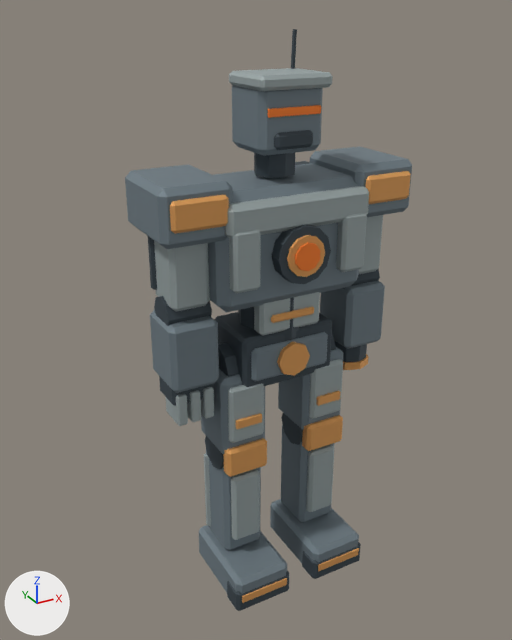
The Blender file dist/city-assets/siege-walker.blend: old version first, new version second.
Both versions are drawn from a camera (50 mm lens) standing at (-12.3, -21.04, 21.63) and looking at (-0.57, 0.28, 10.97). Lighting does not change. The marker at lower left points along +X, +Y and +Z. The picture after the commit comes second.

In view in the first picture: 'chest', 'foot_l', 'foot_r', 'forearm_l', 'forearm_r', 'head', 'pelvis', 'shin_l', 'shin_r', 'thigh_l', 'upperarm_l', 'upperarm_r' and 4 more.
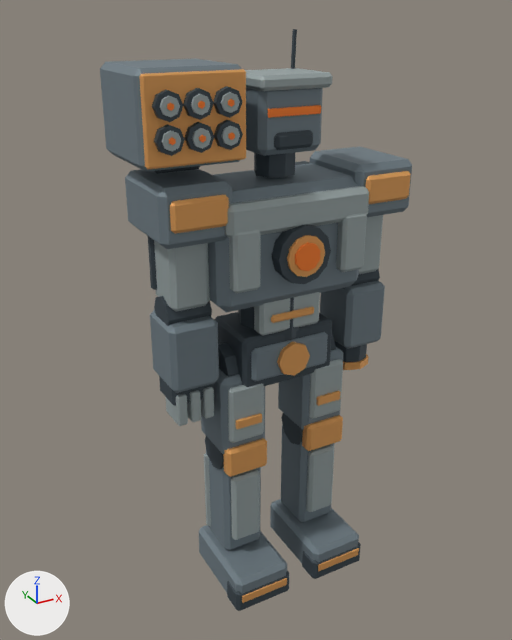
The change in detail:
Mesh me_cube_052 is new.
It has 384 vertices, 298 faces and spans x -5.32..-1.87, y -2.06..1.85, z 16.9..20.12.
It uses material mat_walker_painted_alloy.
Object 'rocket_pod' (ob_rocket_pod) is new; it shows me_cube_052.
Its location is (0.0, 0.0, 0.0).

Location of each change, (x1, y1, x2, y2) in pixels of the pictures (512 x 640 px):
'rocket_pod', added: after (100, 59, 246, 174)
